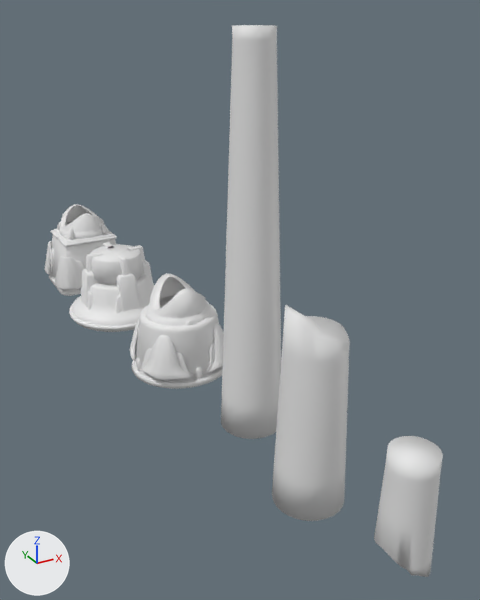
What one commit did to the FBX model ProjetFirstPerson/Assets/Art/3D/Fbx/Architecture/Clean/Export_Groupe_/Export_Groupe_01.fbx.
Before and after are seen from a camera (50 mm lens) standing at (-27.2, 13.84, 8.66) and looking at (-20.32, 26.35, 2.41). The axes (+X, +Y, +Z) are drawn at lower left. The lights are the same throughout. Where no turn or scale is listed for an object, it has been applied to the vertices.

The first picture shows 'Fut_01_low', 'Fut_ML_cassé_01_low', 'Fut_ML_cassé_02_low', 'Socle_ML_01_low', 'Socle_ML_02_low', 'Socle_ML_03_low'.
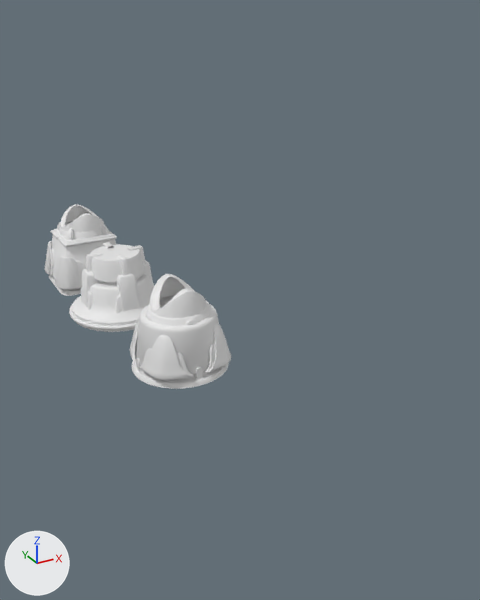
Patch to the scene script:
```diff
--- a/ProjetFirstPerson/Assets/Art/3D/Fbx/Architecture/Clean/Export_Groupe_/Export_Groupe_01.fbx.py
+++ b/ProjetFirstPerson/Assets/Art/3D/Fbx/Architecture/Clean/Export_Groupe_/Export_Groupe_01.fbx.py
@@ me_cube_419 @@
 # used by ob_socle_ml_01_low; location = (-21.16, 28.06, 0.11)
-me_cube_419.from_pydata(...)  # 2334 vertices, 2114 faces; spans x -1.27..1.27, y -1.27..1.27, z 0.0..2.3
+me_cube_419.from_pydata(...)  # 2398 vertices, 2178 faces; spans x -1.27..1.27, y -1.27..1.27, z 0.0..2.3
+# me_cube_419 part 2: 64 vertices removed from x -0.77..0.77, y -0.77..0.77, z 1.64..2.3; 128 vertices added at x -0.78..0.78, y -0.78..0.78, z 1.63..2.3
 me_cube_419.materials.append(mat_material)
@@ me_circle_040 @@
 me_circle_040.from_pydata(...)  # 880 vertices, 700 faces; spans x -1.51..1.51, y -1.51..1.51, z 0.0..2.0
 # used by ob_socle_ml_03_low; location = (-21.42, 32.04, 0.07)
+# me_circle_040 part 1: edges marked sharp go from 0 to 160
 me_circle_040.materials.append(mat_material)
@@ ob_fut_ml_cassé_01_low @@
-ob_fut_ml_cassé_01_low = bpy.data.objects.new('Fut_ML_cassé_01_low', me_cube_447)
-ob_fut_ml_cassé_01_low.location = (-21.06, 22.25, 0.0)
@@ ob_fut_01_low @@
-ob_fut_01_low = bpy.data.objects.new('Fut_01_low', me_cube_494)
-ob_fut_01_low.location = (-20.76, 25.0, 0.0)
@@ ob_fut_ml_cassé_02_low @@
-ob_fut_ml_cassé_02_low = bpy.data.objects.new('Fut_ML_cassé_02_low', me_cube_450)
-ob_fut_ml_cassé_02_low.location = (-20.94, 19.75, 1.6)
```

Boxes (x1, y1, x2, y2) around the edits, measured in the pictures (480 x 600 px; the box of a moved part takes in the faces that stretch with it):
'Fut_01_low', deleted: before (221, 25, 281, 439)
'Fut_ML_cassé_01_low', deleted: before (272, 305, 350, 521)
'Fut_ML_cassé_02_low', deleted: before (374, 436, 443, 577)
part 1 of me_circle_040, shading changed: (69, 242, 154, 332) in both
part 2 of me_cube_419, moved or reshaped: before (146, 273, 210, 326); after (146, 274, 210, 326)
